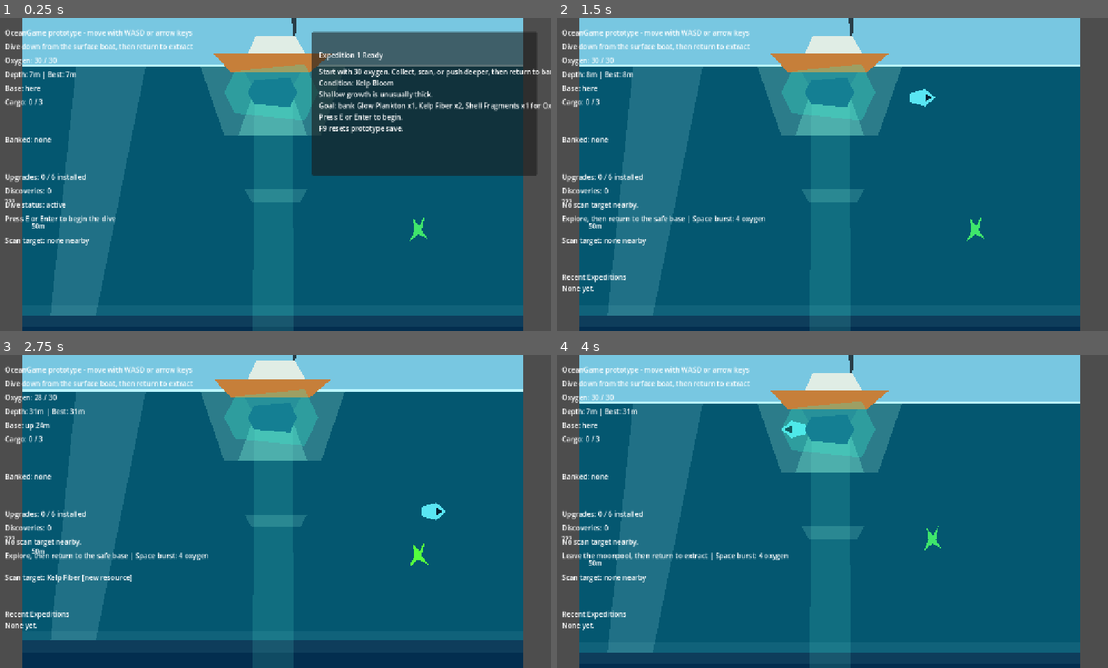
Above: before the commit, frames 1-4 (two rows, left to right).
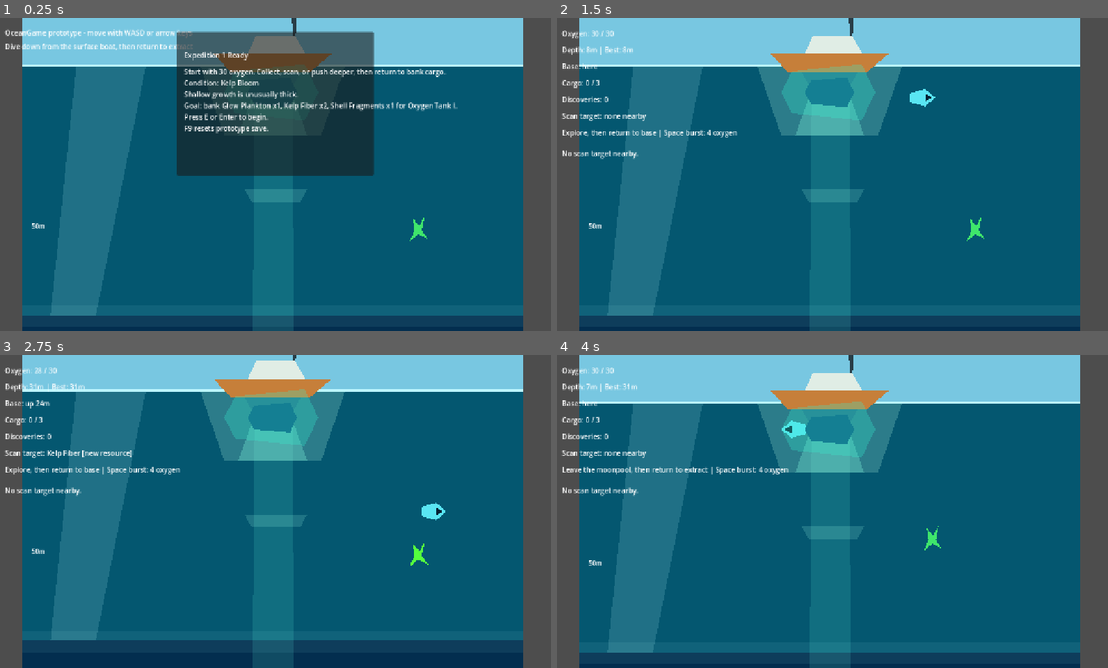
Above: after the commit, the same moments.

Repository: joeypshell/OceanGame
Game: Godot game, scene res://scenes/Main.tscn
Same seed, same stepped clock (60 frames per second), same inputs: the game is played once before the commit and once after it.
Inputs:
- Up to frame 1 (0.25 s): no input
- Up to frame 2 (1.5 s): tap E (interact) at 0.5, 1.35 s; hold D (move_right) 0.53-1.28 s; tap F (scan) at 0.6 s; hold S (move_down) from 1.28 s (still down)
- Up to frame 3 (2.75 s): tap F (scan) at 1.55, 2.1 s; release S (move_down) at 2.03 s; hold D (move_right) from 2.03 s (still down)
- Up to frame 4 (4 s): release D (move_right) at 2.78 s; hold Space (burst_thruster) 2.78-3.53 s; tap F (scan) at 2.85, 3.8 s; tap R (restart_dive) at 3.5 s; hold A (move_left) from 3.53 s (still down); tap E (interact) at 3.6 s

The runs differ from the first frame. In frame 1, 27% of the frame differs, in the area x 0-100%, y 4-73%; in frame 2, 3.4%; in frame 3, 3.7%; in frame 4, 3.6%.

Commit message:
Resolve #125 preserve HUD mode separation

Diff:
--- a/scenes/Main.tscn
+++ b/scenes/Main.tscn
@@ -969,167 +969,169 @@
 [node name="Hint" type="Label" parent="HUD"]
 offset_left = 24.0
 offset_top = 22.0
-offset_right = 620.0
+offset_right = 520.0
 offset_bottom = 54.0
 text = "OceanGame prototype - move with WASD or arrow keys"
 
 [node name="BoundsHint" type="Label" parent="HUD"]
 offset_left = 24.0
 offset_top = 54.0
-offset_right = 620.0
+offset_right = 520.0
 offset_bottom = 86.0
 text = "Dive down from the surface boat, then return to extract"
 
 [node name="Oxygen" type="Label" parent="HUD"]
 offset_left = 24.0
-offset_top = 86.0
-offset_right = 620.0
-offset_bottom = 118.0
+offset_top = 24.0
+offset_right = 360.0
+offset_bottom = 56.0
 text = "Oxygen: 30 / 30"
 
 [node name="Depth" type="Label" parent="HUD"]
 offset_left = 24.0
-offset_top = 118.0
-offset_right = 620.0
-offset_bottom = 150.0
+offset_top = 62.0
+offset_right = 360.0
+offset_bottom = 94.0
 text = "Depth: 0m | Best: 0m"
 
 [node name="BaseDirection" type="Label" parent="HUD"]
 offset_left = 24.0
-offset_top = 150.0
-offset_right = 620.0
-offset_bottom = 182.0
+offset_top = 100.0
+offset_right = 360.0
+offset_bottom = 132.0
 text = "Base: here"
 
 [node name="Cargo" type="Label" parent="HUD"]
 offset_left = 24.0
-offset_top = 182.0
-offset_right = 620.0
-offset_bottom = 268.0
+offset_top = 138.0
+offset_right = 360.0
+offset_bottom = 170.0
 text = "Cargo: 0 / 3"
 
 [node name="BankedResources" type="Label" parent="HUD"]
 offset_left = 24.0
-offset_top = 268.0
-offset_right = 620.0
-offset_bottom = 354.0
+offset_top = 214.0
+offset_right = 420.0
+offset_bottom = 246.0
 text = "Banked: none"
 
 [node name="Upgrade" type="Label" parent="HUD"]
 offset_left = 24.0
-offset_top = 354.0
-offset_right = 620.0
-offset_bottom = 386.0
+offset_top = 246.0
+offset_right = 420.0
+offset_bottom = 278.0
 text = "Upgrade: Oxygen Tank I costs Kelp x2, Shell x1, Glow x1"
 
 [node name="Discoveries" type="Label" parent="HUD"]
 offset_left = 24.0
-offset_top = 386.0
-offset_right = 620.0
-offset_bottom = 418.0
+offset_top = 176.0
+offset_right = 360.0
+offset_bottom = 208.0
 text = "Discoveries: 0 / 3"
 
 [node name="Status" type="Label" parent="HUD"]
 offset_left = 24.0
-offset_top = 418.0
-offset_right = 620.0
-offset_bottom = 450.0
+offset_top = 300.0
+offset_right = 560.0
+offset_bottom = 364.0
 text = "Dive status: active"
+autowrap_mode = 2
 
 [node name="ExtractionPrompt" type="Label" parent="HUD"]
 offset_left = 24.0
-offset_top = 450.0
-offset_right = 620.0
-offset_bottom = 498.0
+offset_top = 252.0
+offset_right = 560.0
+offset_bottom = 292.0
 text = "Safe base: press E or Enter to extract"
+autowrap_mode = 2
 
 [node name="ScanTarget" type="Label" parent="HUD"]
 offset_left = 24.0
-offset_top = 500.0
-offset_right = 620.0
-offset_bottom = 532.0
+offset_top = 214.0
+offset_right = 560.0
+offset_bottom = 248.0
 text = "Scan target: none nearby"
 
 [node name="OxygenWarning" type="Label" parent="HUD"]
 visible = false
 offset_left = 24.0
-offset_top = 532.0
-offset_right = 620.0
-offset_bottom = 564.0
+offset_top = 356.0
+offset_right = 560.0
+offset_bottom = 388.0
 text = "LOW OXYGEN - PLAN RETURN"
 
 [node name="RecentExpeditionLog" type="Label" parent="HUD"]
 offset_left = 24.0
-offset_top = 584.0
-offset_right = 620.0
-offset_bottom = 704.0
+offset_top = 388.0
+offset_right = 560.0
+offset_bottom = 508.0
 text = "Recent Expeditions\nNone yet."
 
 [node name="RunPanel" type="Panel" parent="HUD"]
-offset_left = 730.0
+offset_left = 420.0
 offset_top = 32.0
-offset_right = 1248.0
+offset_right = 872.0
 offset_bottom = 362.0
 
 [node name="SurfaceTabs" type="Label" parent="HUD/RunPanel"]
 offset_left = 16.0
 offset_top = 12.0
-offset_right = 492.0
+offset_right = 442.0
 offset_bottom = 36.0
 text = "[Result]  Upgrades  Log"
 
 [node name="RunTitle" type="Label" parent="HUD/RunPanel"]
 offset_left = 16.0
 offset_top = 42.0
-offset_right = 492.0
+offset_right = 442.0
 offset_bottom = 74.0
 text = "Expedition Ready"
 
 [node name="RunSummary" type="Label" parent="HUD/RunPanel"]
 offset_left = 16.0
 offset_top = 80.0
-offset_right = 492.0
+offset_right = 442.0
 offset_bottom = 314.0
 text = "Press E or Enter to begin."
 
 [node name="UpgradePanel" type="Panel" parent="HUD"]
 visible = false
-offset_left = 730.0
+offset_left = 420.0
 offset_top = 376.0
-offset_right = 1248.0
+offset_right = 872.0
 offset_bottom = 640.0
 
 [node name="UpgradeMenuTitle" type="Label" parent="HUD/UpgradePanel"]
 offset_left = 16.0
 offset_top = 14.0
-offset_right = 492.0
+offset_right = 442.0
 offset_bottom = 46.0
 text = "Surface Upgrade Bay"
 
 [node name="UpgradeMenuItem" type="Label" parent="HUD/UpgradePanel"]
 offset_left = 16.0
 offset_top = 52.0
-offset_right = 492.0
+offset_right = 442.0
 offset_bottom = 104.0
 text = "Oxygen Tank I"
 
 [node name="UpgradeMenuCost" type="Label" parent="HUD/UpgradePanel"]
 offset_left = 16.0
 offset_top = 108.0
-offset_right = 492.0
+offset_right = 442.0
 offset_bottom = 138.0
 text = "Cost: Kelp Fiber x2, Shell Fragments x1, Glow Plankton x1"
 
 [node name="UpgradeMenuState" type="Label" parent="HUD/UpgradePanel"]
 offset_left = 16.0
 offset_top = 142.0
-offset_right = 492.0
+offset_right = 442.0
 offset_bottom = 212.0
 text = "Unavailable: collect and bank more resources."
 
 [node name="UpgradeMenuFeedback" type="Label" parent="HUD/UpgradePanel"]
 offset_left = 16.0
 offset_top = 216.0
-offset_right = 492.0
+offset_right = 442.0
 offset_bottom = 252.0
 text = "Deposit cargo to unlock upgrades."
--- a/scripts/main.gd
+++ b/scripts/main.gd
@@ -38,6 +38,7 @@
 const SURFACE_TAB_UPGRADES := 1
 const SURFACE_TAB_LOG := 2
 const SURFACE_TAB_NAMES := ["Result", "Upgrades", "Log"]
+const DIVE_STATUS_MAX_CHARS := 92
 
 @export var max_oxygen := 30.0
 @export var oxygen_tank_1_max_oxygen := 40.0
@@ -61,6 +62,8 @@
 
 @onready var player: CharacterBody2D = $Player
 @onready var base_zone: Area2D = $BaseZone
+@onready var hint_label: Label = $HUD/Hint
+@onready var bounds_hint_label: Label = $HUD/BoundsHint
 @onready var oxygen_label: Label = $HUD/Oxygen
 @onready var depth_label: Label = $HUD/Depth
 @onready var base_direction_label: Label = $HUD/BaseDirection
@@ -404,10 +407,10 @@
 	var display_name := _scan_target_display_name(target)
 	if progression_state.has_discovery(discovery_id):
 		_activate_scan_effect(target)
-		status_label.text = "%s already scanned.%s" % [
+		status_label.text = _compact_dive_status("%s known.%s" % [
 			display_name,
 			_format_repeat_scan_effect_text(target) + _format_signal_lens_pulse_text(target)
-		]
+		])
 		_update_hud()
 		return
 
@@ -425,10 +428,10 @@
 		_fail_dive()
 	else:
 		_save_progression()
-		status_label.text = "Scanned %s.%s" % [
+		status_label.text = _compact_dive_status("Scanned %s.%s" % [
 			display_name,
 			_format_repeat_scan_effect_text(target) + _format_first_scan_guidance(target)
-		]
+		])
 		_update_hud()
 
 func _nearest_scan_target() -> Node:
@@ -780,6 +783,14 @@
 	_update_scan_target_feedback()
 	_update_run_panel()
 	_update_upgrade_menu()
+	var is_diving := dive_session.result == DiveSessionScript.Result.DIVING
+	var has_surface_panel := dive_session.result != DiveSessionScript.Result.DIVING
+	hint_label.visible = not is_diving
+	bounds_hint_label.visible = not is_diving
+	oxygen_label.visible = is_diving
+	depth_label.visible = is_diving
+	base_direction_label.visible = is_diving
+	cargo_label.visible = is_diving
 	oxygen_label.text = "Oxygen: %d / %d" % [ceili(dive_session.oxygen), ceili(dive_session.max_oxygen)]
 	depth_label.text = "Depth: %dm | Best: %dm" % [
 		roundi(dive_session.current_depth),
@@ -790,13 +801,20 @@
 	cargo_label.text = "Cargo: %d / %d%s" % [
 		dive_session.current_cargo.size(),
 		dive_session.cargo_limit,
-		_format_resource_counts(dive_session.current_cargo)
+		_format_cargo_counts_inline(dive_session.current_cargo)
 	]
 	bank_label.text = "Banked:%s" % _format_banked_resources()
 	upgrade_label.text = _format_upgrade_status()
-	discoveries_label.text = _format_discoveries()
+	discoveries_label.text = _format_discoveries(true)
 	recent_expedition_log_label.text = _format_recent_expedition_log()
-	recent_expedition_log_label.visible = dive_session.result == DiveSessionScript.Result.DIVING
+	bank_label.visible = false
+	upgrade_label.visible = false
+	recent_expedition_log_label.visible = false
+	discoveries_label.visible = not has_surface_panel
+	scan_target_label.visible = is_diving
+	status_label.visible = is_diving
+	prompt_label.visible = is_diving
+	status_label.text = _compact_dive_status(status_label.text) if is_diving else status_label.text
 
 	if dive_session.result == DiveSessionScript.Result.READY:
 		prompt_label.text = "Press E or Enter to begin the dive"
@@ -815,7 +833,7 @@
 		else:
 			prompt_label.text = "Leave the moonpool, then return to extract"
 	else:
-		prompt_label.text = "Explore, then return to the safe base"
+		prompt_label.text = "Explore, then return to base"
 
 	if dive_session.result == DiveSessionScript.Result.DIVING:
 		prompt_label.text += " | %s" % _format_burst_thruster_prompt()
@@ -894,6 +912,31 @@
 
 	return "\n" + "\n".join(parts)
 
+func _format_cargo_counts_inline(resource_ids: Array[String]) -> String:
+	if resource_ids.is_empty():
+		return ""
+
+	var counts := {}
+	for resource_id in resource_ids:
+		counts[resource_id] = int(counts.get(resource_id, 0)) + 1
+
+	var parts: Array[String] = []
+	for resource_id in counts.keys():
+		parts.append("%s x%d" % [_short_resource_name(resource_id), int(counts[resource_id])])
+
+	return " - " + ", ".join(parts)
+
+func _short_resource_name(resource_id: String) -> String:
+	match resource_id:
+		"kelp_fiber":
+			return "Kelp"
+		"shell_fragments":
+			return "Shell"
+		"glow_plankton":
+			return "Glow"
+		_:
+			return resource_id
+
 func _format_banked_resources() -> String:
 	if progression_state.banked_resources.is_empty():
 		return " none"
@@ -1267,9 +1310,11 @@
 
 	return result
 
-func _format_discoveries() -> String:
+func _format_discoveries(compact: bool = false) -> String:
 	var discoveries := progression_state.scan_discoveries
 	var text := "Discoveries: %d" % discoveries.size()
+	if compact:
+		return text
 	if discoveries.is_empty():
 		return text + "\n???"
 
@@ -1277,6 +1322,16 @@
 		text += "\n%s - %s" % [discovery["display_name"], discovery["gameplay_fact"]]
 
 	return text
+
+func _compact_dive_status(text: String) -> String:
+	var cleaned := text.replace("\n", " ").strip_edges()
+	while cleaned.find("  ") != -1:
+		cleaned = cleaned.replace("  ", " ")
+
+	if cleaned.length() <= DIVE_STATUS_MAX_CHARS:
+		return cleaned
+
+	return cleaned.substr(0, DIVE_STATUS_MAX_CHARS - 3).strip_edges() + "..."
 
 func _update_scan_target_feedback() -> void:
 	var next_target := _nearest_scan_target() if dive_session.result == DiveSessionScript.Result.DIVING else null
--- a/tests/logic_tests.gd
+++ b/tests/logic_tests.gd
@@ -59,6 +59,7 @@
 	_run("pressure lock guidance text", _test_pressure_lock_guidance_text)
 	_run("surface summary tabs", _test_surface_summary_tabs)
 	_run("condition briefing copy", _test_condition_briefing_copy)
+	_run("compact dive hud helpers", _test_compact_dive_hud_helpers)
 	_run("burst thruster movement helper", _test_burst_thruster_movement_helper)
 	_run("predator decoy pulse helper", _test_predator_decoy_pulse_helper)
 	_run("decoy pulse feedback text", _test_decoy_pulse_feedback_text)
@@ -692,6 +693,21 @@
 	_expect(not briefing.contains("thermal_bloom"), "condition briefing should not expose raw condition ids")
 	main.free()
 
+func _test_compact_dive_hud_helpers() -> void:
+	var main := MainScript.new()
+	var cargo: Array[String] = ["glow_plankton", "kelp_fiber", "glow_plankton"]
+	var inline_cargo: String = main.call("_format_cargo_counts_inline", cargo)
+	_expect(inline_cargo == " - Glow x2, Kelp x1", "active cargo helper should keep carried resources on one line")
+
+	var compact_discoveries: String = main.call("_format_discoveries", true)
+	_expect(compact_discoveries == "Discoveries: 0", "compact discovery helper should show only the count")
+
+	var long_status := "Scanned Thermal Vent.\nWarm current marks optional glow; bank Pressure Seal clue. Return safely before oxygen runs out."
+	var compact_status: String = main.call("_compact_dive_status", long_status)
+	_expect(not compact_status.contains("\n"), "compact dive status should remove line breaks")
+	_expect(compact_status.length() <= 92, "compact dive status should stay within the dive HUD limit")
+	main.free()
+
 func _test_burst_thruster_movement_helper() -> void:
 	var player := PlayerScript.new()
 	player.burst(Vector2.DOWN, 700.0)
Not shown, changed: docs/current/GAMEPLAY.md
